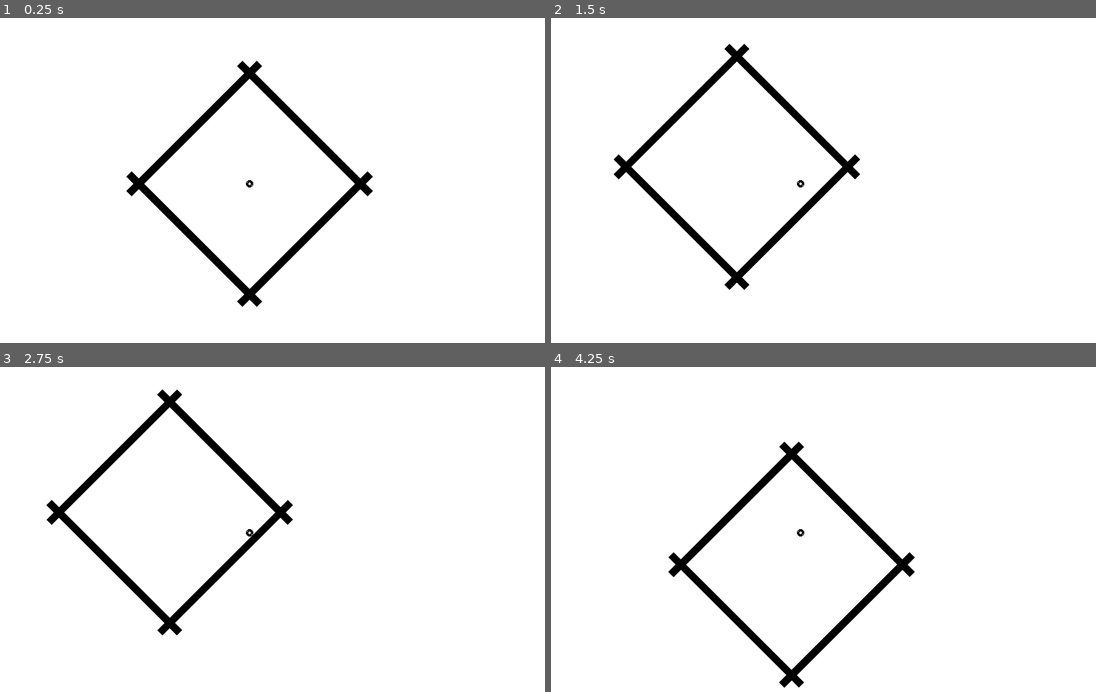
Above: before the commit, frames 1-4 (two rows, left to right).
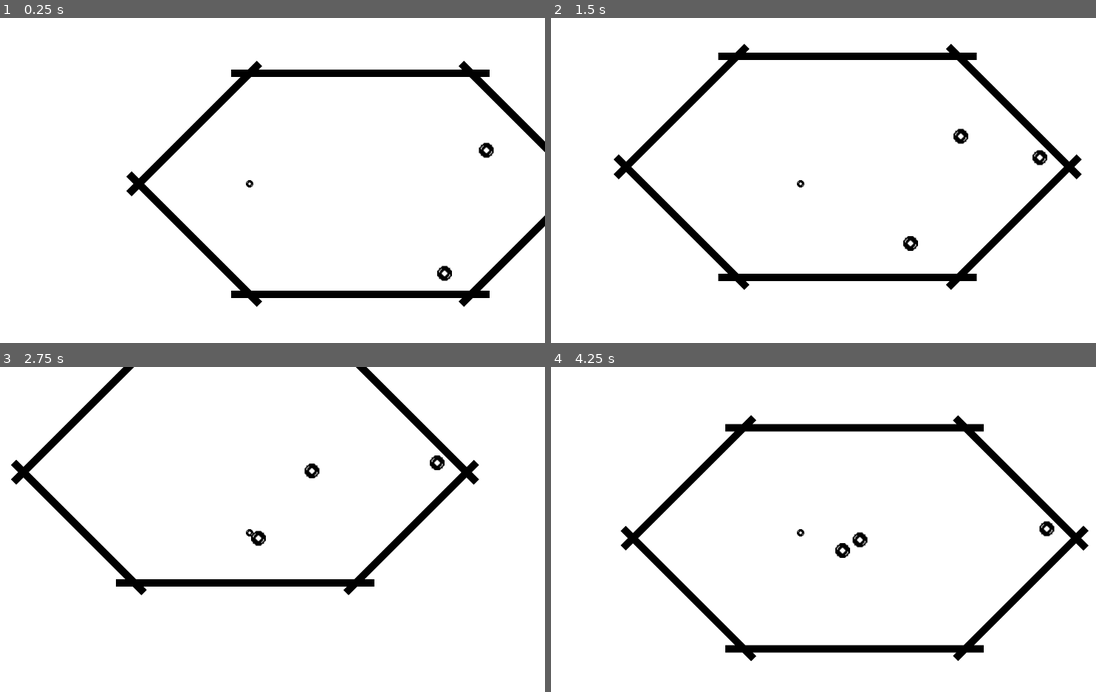
Above: after the commit, the same moments.

Repository: Avantir-Chaosfire/WetBlueberry_GMTK-Jam-2020
Game: Godot game, scene res://scene/world/World.tscn
Same seed, same stepped clock (60 frames per second), same inputs: the game is played once before the commit and once after it.
Inputs:
- Up to frame 1 (0.25 s): no input
- Up to frame 2 (1.5 s): tap Enter at 0.5 s; hold D (move_right) 0.53-1.28 s; hold S (move_down) from 1.28 s (still down)
- Up to frame 3 (2.75 s): release S (move_down) at 2.03 s; hold D (move_right) from 2.03 s (still down)
- Up to frame 4 (4.25 s): release D (move_right) at 2.78 s; hold W (move_up) 2.78-3.53 s; hold A (move_left) from 3.53 s (still down)

The runs differ from the first frame. In frame 1, 4.7% of the frame differs, in the area x 42-100%, y 13-89%; in frame 2, 5.4%; in frame 3, 6.7%; in frame 4, 8.6%, in the area x 12-99%, y 14-99%.

Commit message:
Makes enemies agro and move

Diff:
--- a/scene/level/1/Level1.tscn
+++ b/scene/level/1/Level1.tscn
@@ -1,7 +1,8 @@
-[gd_scene load_steps=3 format=2]
+[gd_scene load_steps=4 format=2]
 
 [ext_resource path="res://scene/object/wall/Wall.tscn" type="PackedScene" id=1]
 [ext_resource path="res://scene/object/player/Player.tscn" type="PackedScene" id=2]
+[ext_resource path="res://scene/object/enemy/Enemy.tscn" type="PackedScene" id=3]
 
 [node name="Level1" type="Node2D"]
 
@@ -10,14 +11,14 @@
 [node name="Walls" type="Node2D" parent="."]
 
 [node name="Wall1" parent="Walls" instance=ExtResource( 1 )]
-position = Vector2( 150, 150 )
-rotation = 0.785398
-scale = Vector2( 1, 25 )
+position = Vector2( 300, 300 )
+rotation = 1.5708
+scale = Vector2( 1, 35 )
 
 [node name="Wall2" parent="Walls" instance=ExtResource( 1 )]
-position = Vector2( 150, -150 )
-rotation = -0.785398
-scale = Vector2( 1, 25 )
+position = Vector2( 300, -300 )
+rotation = 1.5708
+scale = Vector2( 1, 35 )
 
 [node name="Wall3" parent="Walls" instance=ExtResource( 1 )]
 position = Vector2( -150, 150 )
@@ -28,3 +29,24 @@
 position = Vector2( -150, -150 )
 rotation = 0.785398
 scale = Vector2( 1, 25 )
+
+[node name="Wall5" parent="Walls" instance=ExtResource( 1 )]
+position = Vector2( 750, 150 )
+rotation = 0.785398
+scale = Vector2( 1, 25 )
+
+[node name="Wall6" parent="Walls" instance=ExtResource( 1 )]
+position = Vector2( 750, -150 )
+rotation = -0.785398
+scale = Vector2( 1, 25 )
+
+[node name="Enemies" type="Node2D" parent="."]
+
+[node name="Enemy1" parent="Enemies" instance=ExtResource( 3 )]
+position = Vector2( 641.413, -90.9912 )
+
+[node name="Enemy2" parent="Enemies" instance=ExtResource( 3 )]
+position = Vector2( 820.412, -25.3582 )
+
+[node name="Enemy3" parent="Enemies" instance=ExtResource( 3 )]
+position = Vector2( 528.047, 243.141 )
--- /dev/null
+++ b/scene/object/enemy/Body.gd
@@ -0,0 +1,12 @@
+extends KinematicBody2D
+
+onready var player = get_node("../../../Player/Body")
+
+const MovementSpeed = 120
+const DetectionRange = 500
+
+func _physics_process(delta):
+	var targetPosition = get_parent().to_local(player.getGlobalPosition())
+	var targetVector = targetPosition - position
+	if targetVector.length() < DetectionRange:
+		move_and_slide(targetVector.normalized() * MovementSpeed)
--- /dev/null
+++ b/scene/object/enemy/Enemy.tscn
@@ -0,0 +1,19 @@
+[gd_scene load_steps=4 format=2]
+
+[ext_resource path="res://sprite/player.png" type="Texture" id=1]
+[ext_resource path="res://scene/object/enemy/Body.gd" type="Script" id=2]
+
+[sub_resource type="CircleShape2D" id=1]
+
+[node name="Enemy" type="Node2D"]
+
+[node name="Body" type="KinematicBody2D" parent="."]
+script = ExtResource( 2 )
+
+[node name="Hitbox" type="CollisionShape2D" parent="Body"]
+scale = Vector2( 2, 2 )
+shape = SubResource( 1 )
+
+[node name="Sprite" type="Sprite" parent="Body"]
+scale = Vector2( 2.5, 2.5 )
+texture = ExtResource( 1 )
--- a/scene/object/player/Body.gd
+++ b/scene/object/player/Body.gd
@@ -12,4 +12,7 @@
 		inputVector.y -= 1
 	if Input.is_action_pressed("move_down"):
 		inputVector.y += 1
-	move_and_slide(inputVector * MovementSpeed)
+	move_and_slide(inputVector.normalized() * MovementSpeed)
+
+func getGlobalPosition():
+	return to_global(Vector2())
